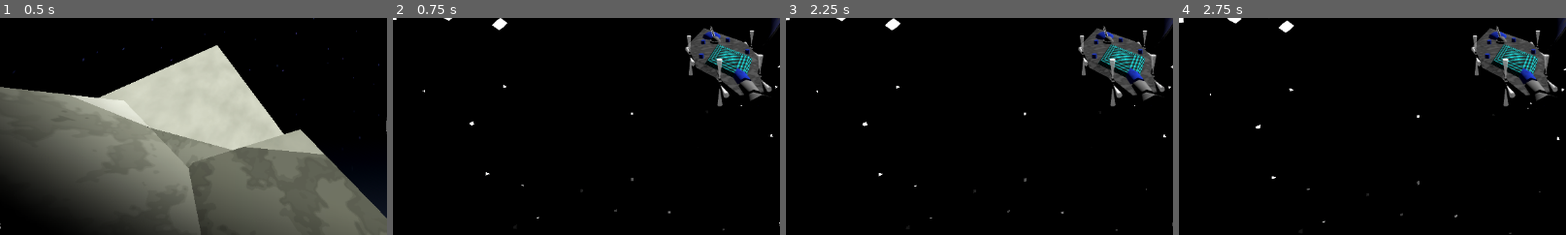
Above: before the commit, frames 1-4 (left to right).
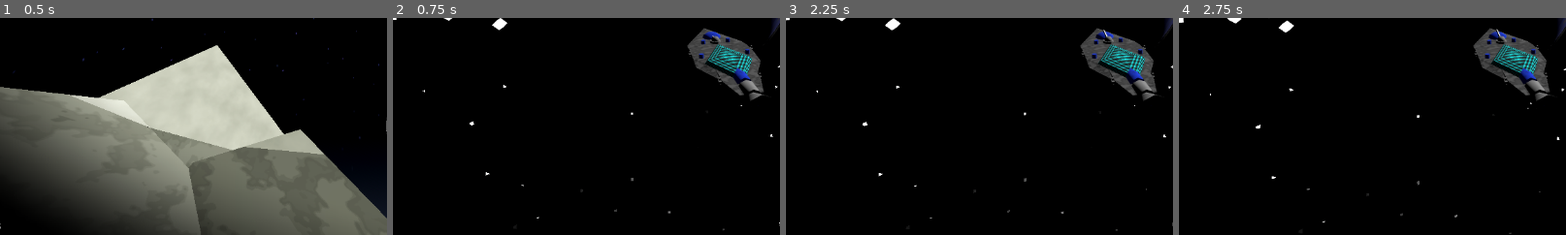
Above: after the commit, the same moments.

Repository: Ortley/black-hole-stars
Game: Godot game, scene res://scene/init.tscn
Two runs of this game, one before a commit and one after it. Both use one fixed random seed, a clock stepped at 60 frames per second and the inputs below. The engine's default icon, where the game draws it, is replaced by a stand-in: a white triangle on a blue panel in a dark square.
Inputs (mouse positions are % of the whole screen's width and height, from its top left):
- Up to frame 1 (0.5 s): no input
- Up to frame 2 (0.75 s): click "Play" at 0.5 s
- Up to frame 3 (2.25 s): tap Enter at 1.25 s; move the mouse to (72, 45) at 1.27 s; hold E (roll_right) 1.28-2.03 s; hold Space (sas) 1.28-2.03 s; click (72, 45) at 1.42 s; move the mouse to (30, 55) at 2.02 s; hold Down from 2.03 s (still down); tap S (test_cam_backward) at 2.1 s
- Up to frame 4 (2.75 s): keep holding Down
The pictures show only the part of the screen within x 7-57%, y 41-91%; the shares and areas given below are measured in that part.

Frame 1 is identical in both runs. In frame 2, 0.7% of the frame differs, in the area x 75-98%, y 3-41%; in frame 3, 0.7%; in frame 4, 0.7%.
Error before the commit: Invalid assignment of property or key 'visible' with value of type 'bool' on a base object of type 'null instance'. (res://script/class/rcs.gd:18)

Commit message:
intiial basis (before)

Diff:
--- a/script/class/normal_space_body.gd
+++ b/script/class/normal_space_body.gd
@@ -19,6 +19,7 @@
 		if child is Thruster:
 			thrusters.append(child)
 		elif child is RCS:
+			print("RCS")
 			rcs.append(child)
 		elif child is Weapon:
 			weapons.append(child)
@@ -34,13 +35,10 @@
 		targets[i].real_pos.y = targets[i].global_position.y - global_position.y + real_pos.y
 		targets[i].real_pos.z = targets[i].global_position.z - global_position.z + real_pos.z
 
-			#Targets.update_target_pos(target_idxs[i], p.x, p.y, p.z)
-
 	attack_target = Targets.list[0]
 	var global := attack_target.vec3()
 
 	for weapon in weapons:
-		print(global_position)
 		weapon.target = weapon.to_local(global)
 
 func _physics_process(_delta: float) -> void:
--- a/script/class/rcs.gd
+++ b/script/class/rcs.gd
@@ -6,7 +6,7 @@
 @export var active := false
 @export var throttle := 0.0
 
-@onready var exhaust: Node3D = $"../Exhaust"
+@onready var exhaust: Node3D = $"Exhaust"
 @onready var noise: FastNoiseLite = FastNoiseLite.new()
 
 var seed := randi()
--- a/script/class/weapon.gd
+++ b/script/class/weapon.gd
@@ -2,23 +2,41 @@
 class_name Weapon
 
 @export var range: float
+@export var enable: bool = true
 
 @onready var pivot: Node3D = $Pivot
 @onready var csg_box_3d: CSGBox3D = $Pivot/CSGBox3D
 
 var target := Vector3.FORWARD
+var is_inline := false
+var is_ontarget :=false
 
 func _ready() -> void:
-	pivot.basis.y = Vector3.LEFT
+	#pivot.basis.y = Vector3.LEFT
 
 	csg_box_3d.material = csg_box_3d.material.duplicate(true)
 
 func _process(delta: float) -> void:
-	var a = Basis.looking_at(target, pivot.basis.y)
+	if enable == false: return
+
+	var a := Basis.looking_at(target, pivot.basis.y)
 	if a.z.dot(Vector3.DOWN) < cos(range):
+		a = a.slerp(Basis.looking_at(Vector3.UP, a.y), absf(range / acos(a.z.dot(Vector3.DOWN)) - 1))
+		is_ontarget = false
+	else:
+		is_ontarget = true
+
+	var dist := acos(pivot.basis.z.dot(a.z))
+	if dist <= delta * 0.1:
+		pivot.basis = a
+		is_inline = true
+	else:
+		pivot.basis = pivot.basis.slerp(a, delta * 0.1 / dist)
+		is_inline = false
+
+	if is_inline and is_ontarget:
+		(csg_box_3d.material as StandardMaterial3D).emission = Color.GREEN
+	elif not is_inline and is_ontarget:
+		(csg_box_3d.material as StandardMaterial3D).emission = Color.WHITE
+	else:
 		(csg_box_3d.material as StandardMaterial3D).emission = Color.RED
-		a = a.slerp(Basis.looking_at(Vector3.UP, a.y), absf(range / acos(a.z.dot(Vector3.DOWN)) - 1))
-	else:
-		(csg_box_3d.material as StandardMaterial3D).emission = Color.WHITE
-
-	pivot.basis = a
